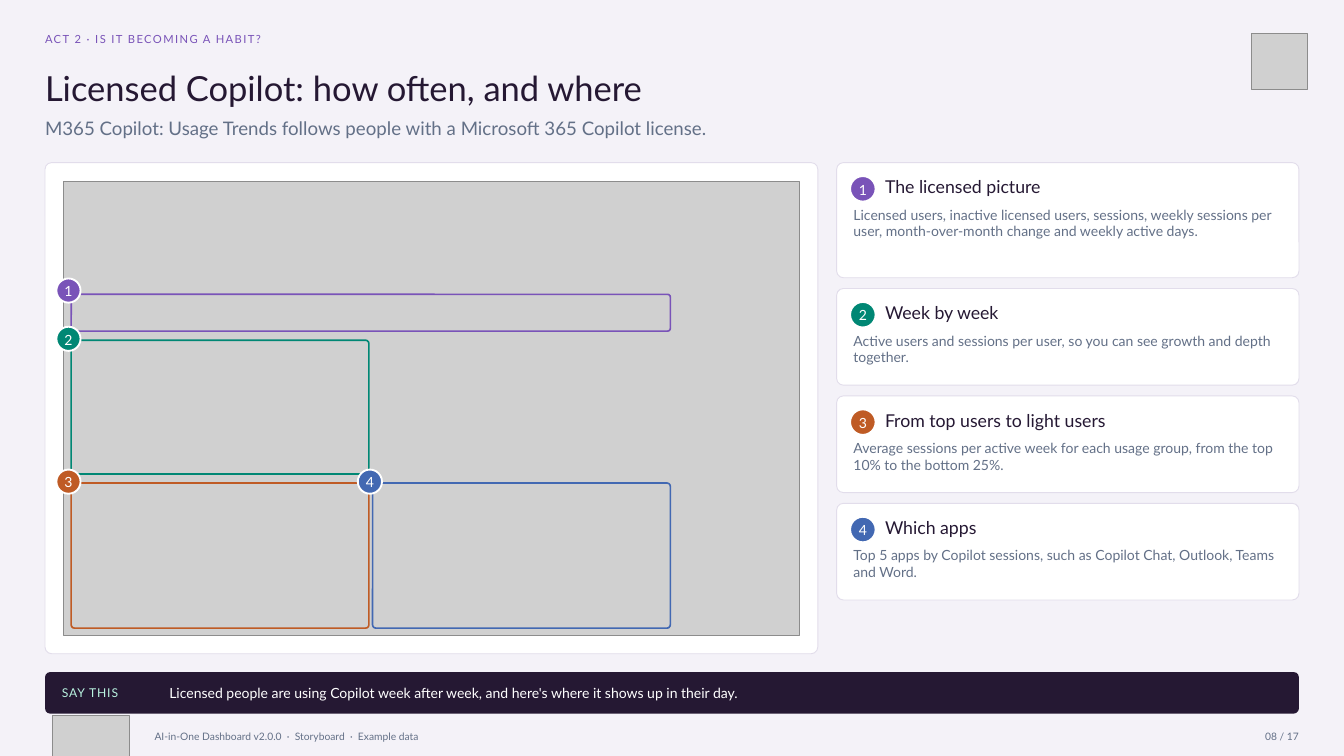
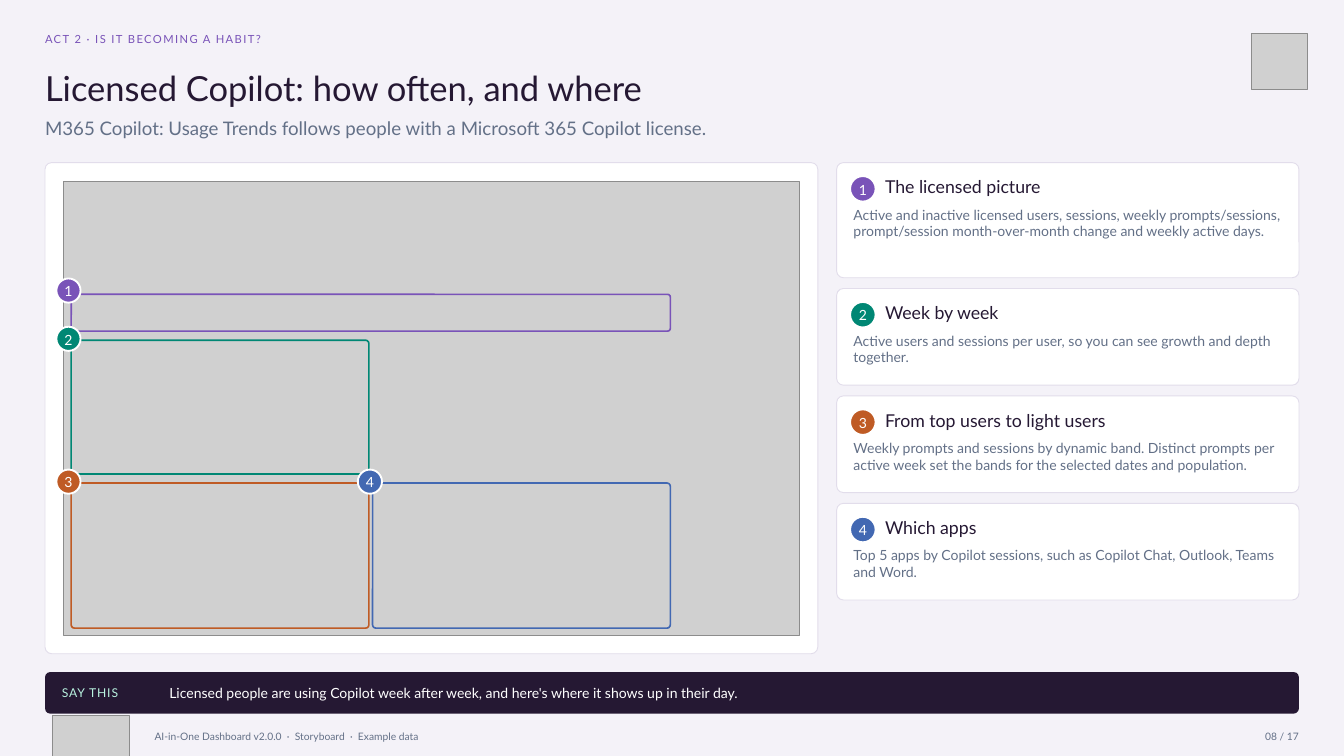
Before and after one commit to microsoft/AI-in-One-Dashboard, a slide deck: slide 8 of AI-in-One-v2.0.0-Storyboard.pptx. Drawn at 1344x756 pixels with LibreOffice and Linux fonts; fonts in the diff are those of the drawing; grey boxes stand for pictures. Boxes give left, top, right and bottom in pixels: in the first picture for what was removed or moved away, otherwise in the second. Text is boxed around its words. In the diff, an @@ line names an element or a change of style, - is before the commit and + after.

```diff
--- a/AI-in-One-v2.0.0-Storyboard.pptx
+++ b/AI-in-One-v2.0.0-Storyboard.pptx
@@ text at <box>853,209,1281,239</box>: text changed @@
-Licensed users, inactive licensed users, sessions, weekly sessions per user, month-over-month change and weekly active days.
+Active and inactive licensed users, sessions, weekly prompts/sessions, prompt/session month-over-month change and weekly active days.
@@ text at <box>853,442,1274,473</box>: text changed @@
-Average sessions per active week for each usage group, from the top 10% to the bottom 25%.
+Weekly prompts and sessions by dynamic band. Distinct prompts per active week set the bands for the selected dates and population.
```
Also in this commit, not shown: 5 other slides changed, 28 other files.
